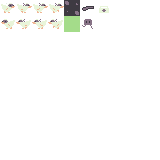
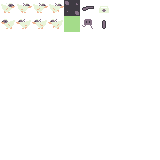
Layers edited between the first and the second 160x160 image:
painted on "bala por enquanto" over [102, 20, 106, 29]
